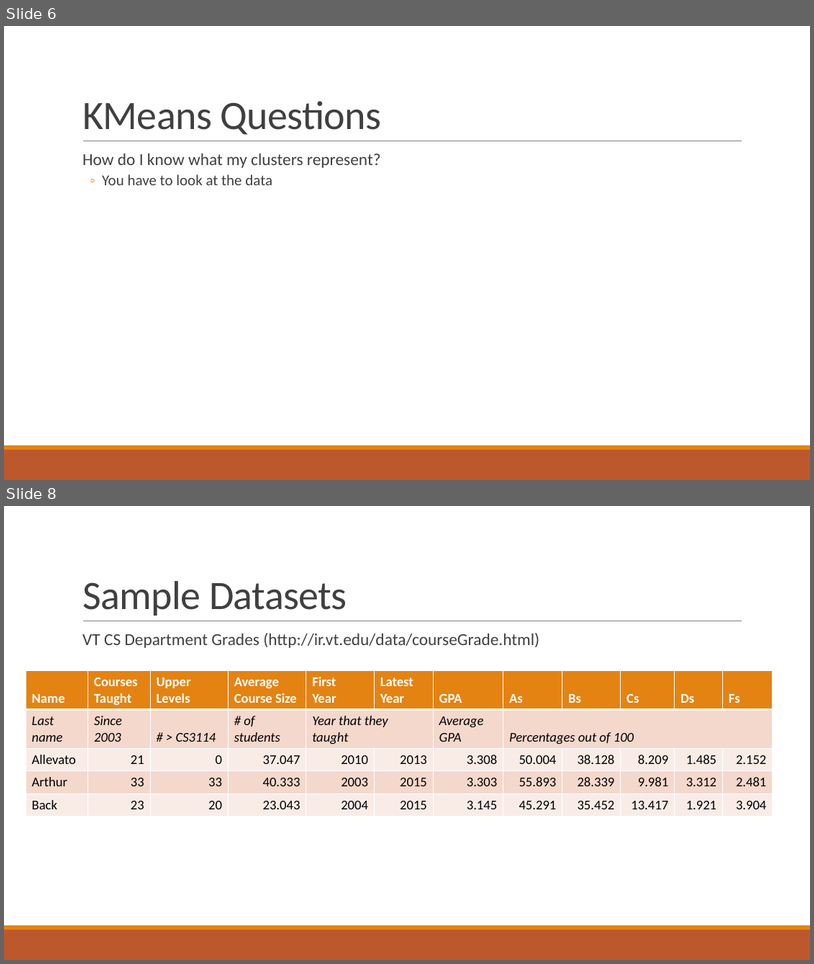
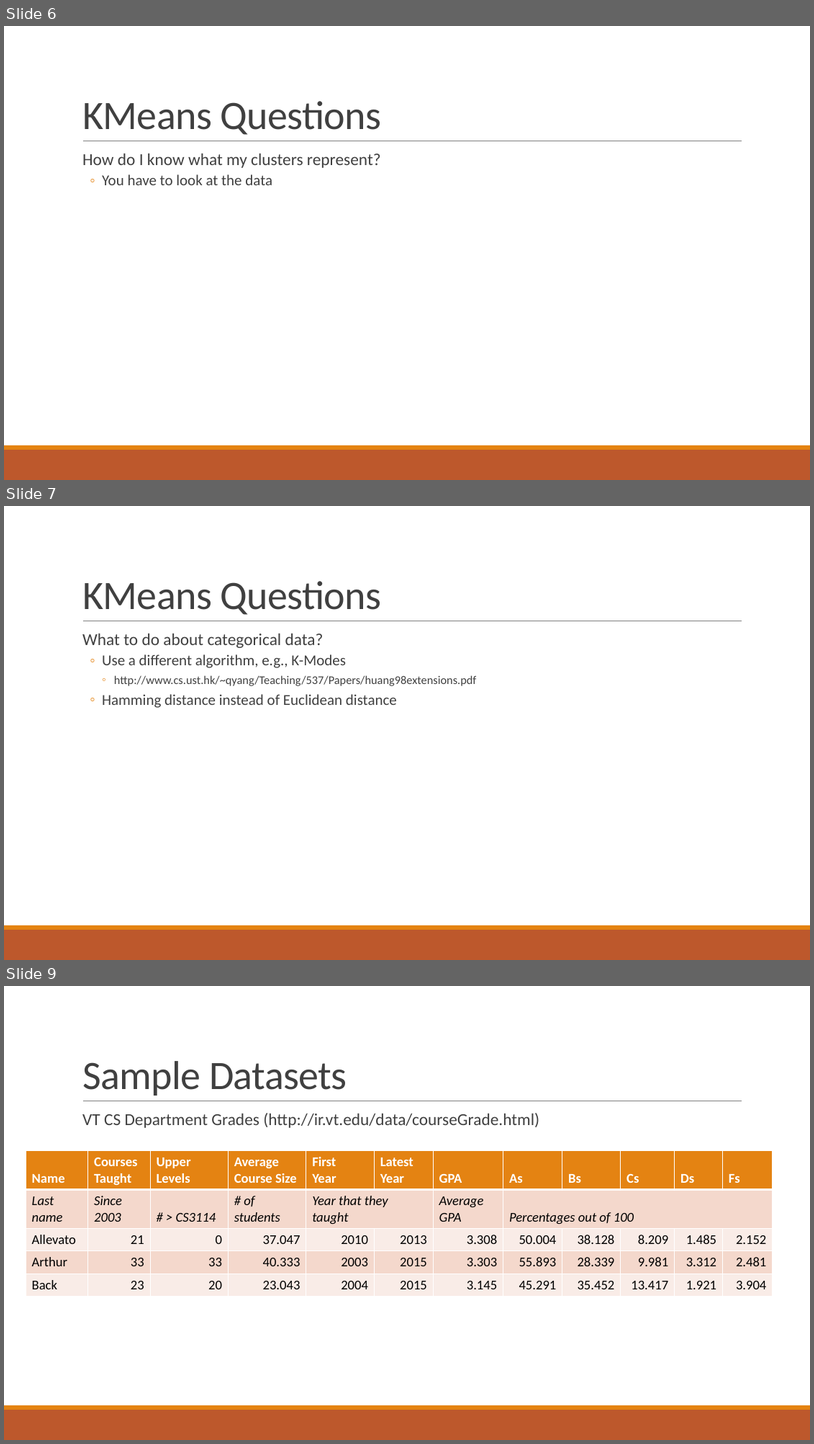
Before and after one commit to acbart/Digital-Education-Reading-Group, a slide deck: meeting-10-14-16/Clustering-Educational-Data-Mining.pptx. Shown one above the other, each under a label of ours: slides 6 and 8 before the commit, slides 6, 7 and 9 after it; the slides between them are not shown. The pictures are 814x964 and 814x1444 pixels, drawn with LibreOffice and Linux fonts; fonts in the diff are those of the drawing. Boxes give left, top, right and bottom in pixels: in the first picture for what was removed or moved away, otherwise in the second. Text is boxed around its words. In the diff, an @@ line names an element or a change of style, - is before the commit and + after.

```diff
--- a/meeting-10-14-16/Clustering-Educational-Data-Mining.pptx
+++ b/meeting-10-14-16/Clustering-Educational-Data-Mining.pptx
@@ slide 7 added at (x1=4, y1=506, x2=810, y2=960), background #FFFFFF; not listed: 3 template elements that a slide beside it also shows @@
@@ title added at (x1=82, y1=581, x2=382, y2=615), 48 pt, text #404040 @@
+KMeans Questions
@@ text added at (x1=82, y1=633, x2=477, y2=708), 18 pt, text #404040 @@
+  What to do about categorical data?
+  ◦ Use a different algorithm, e.g., K-Modes
+    ◦ http://www.cs.ust.hk/~qyang/Teaching/537/Papers/huang98extensions.pdf
+  ◦ Hamming distance instead of Euclidean distance
@@ what was slide 8 is now slide 9 @@
```
Also in this commit, not shown: 2 slides changed.
